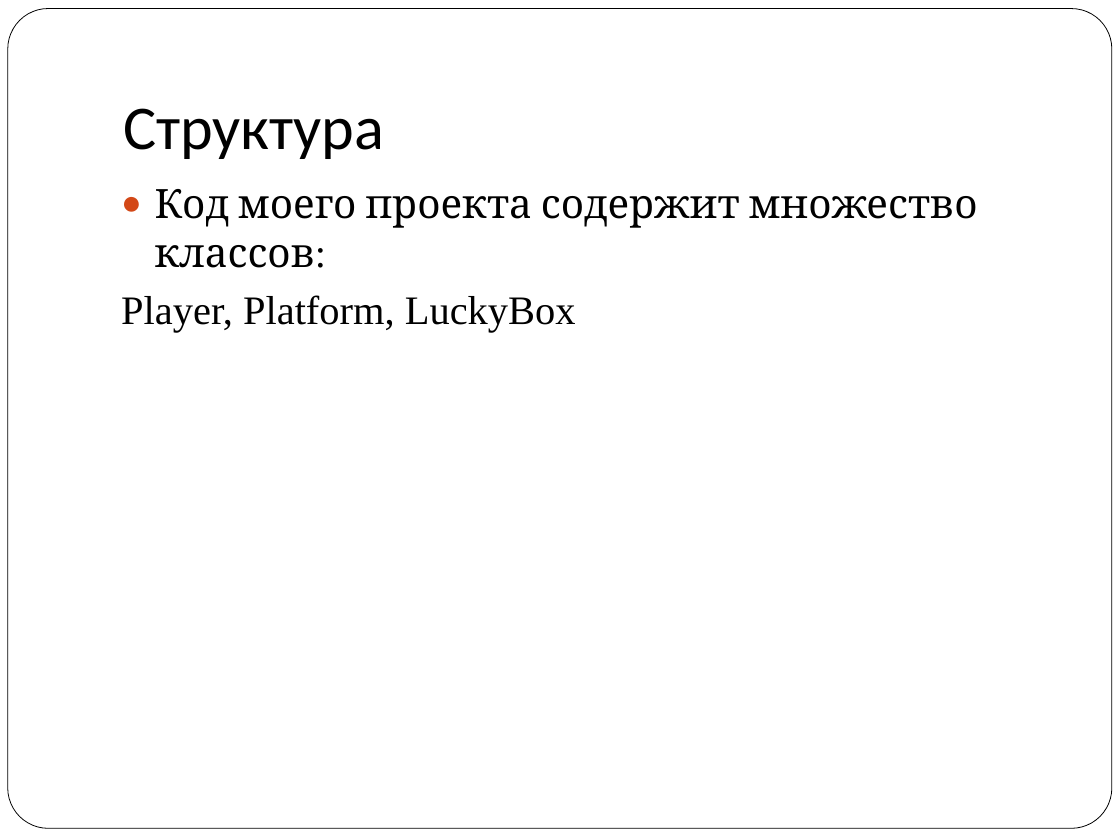
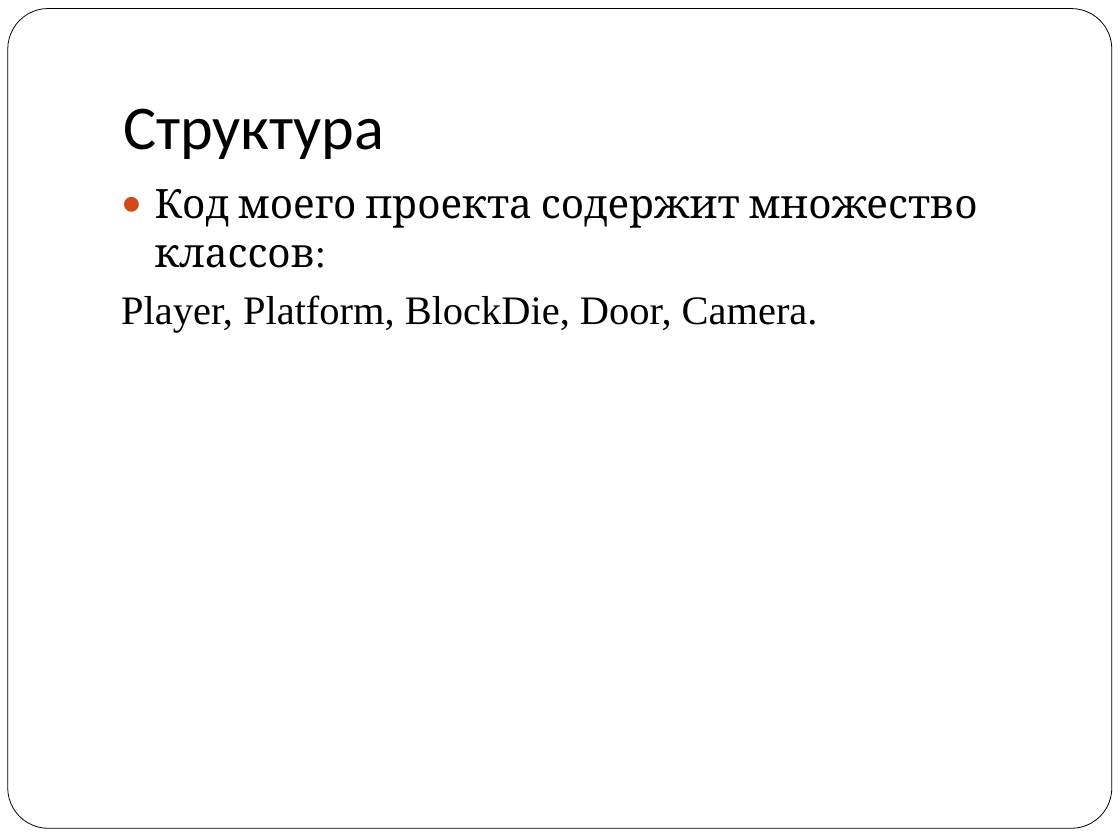
Before and after one commit to vitaly06/SuperMario, a slide deck: slide 5 of piton.ppt. Drawn at 1120x840 pixels with LibreOffice and Linux fonts; fonts in the diff are those of the drawing. Boxes give left, top, right and bottom in pixels: in the first picture for what was removed or moved away, otherwise in the second. Text is boxed around its words. In the diff, an @@ line names an element or a change of style, - is before the commit and + after.

```diff
--- a/piton.ppt
+++ b/piton.ppt
@@ text at bbox=[121, 295, 818, 333]: text changed @@
-Player, Platform, LuckyBox
+Player, Platform, BlockDie, Door, Camera.
```
Also in this commit, not shown: 3 other slides changed, 4 slides added, 1 slide removed.
